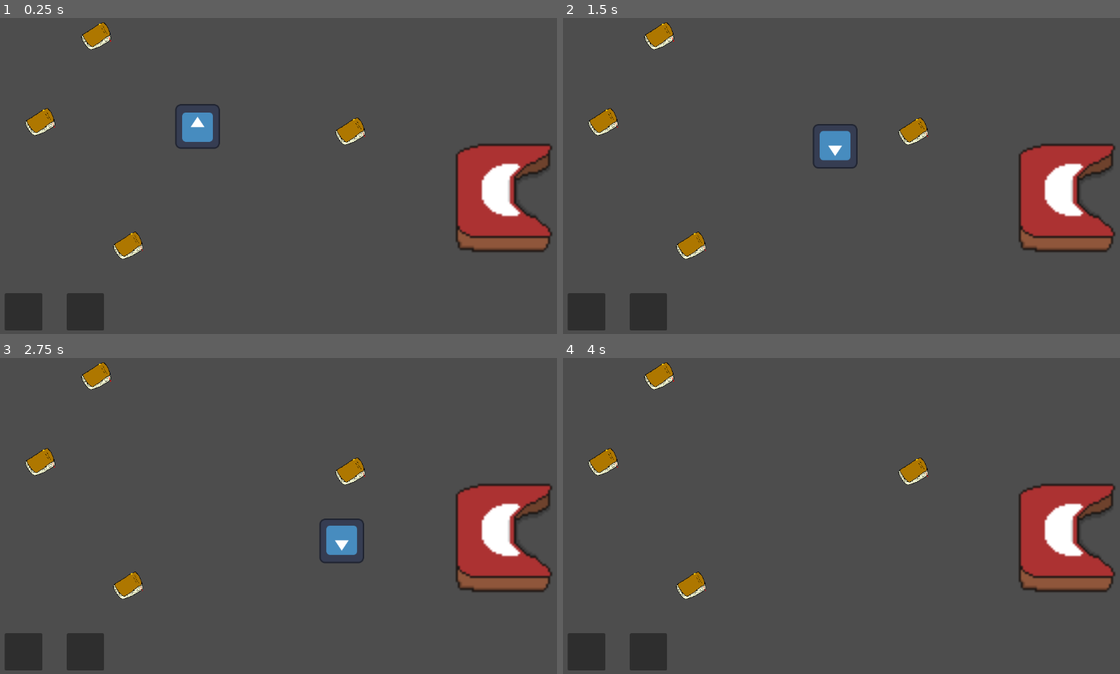
Above: before the commit, frames 1-4 (two rows, left to right).
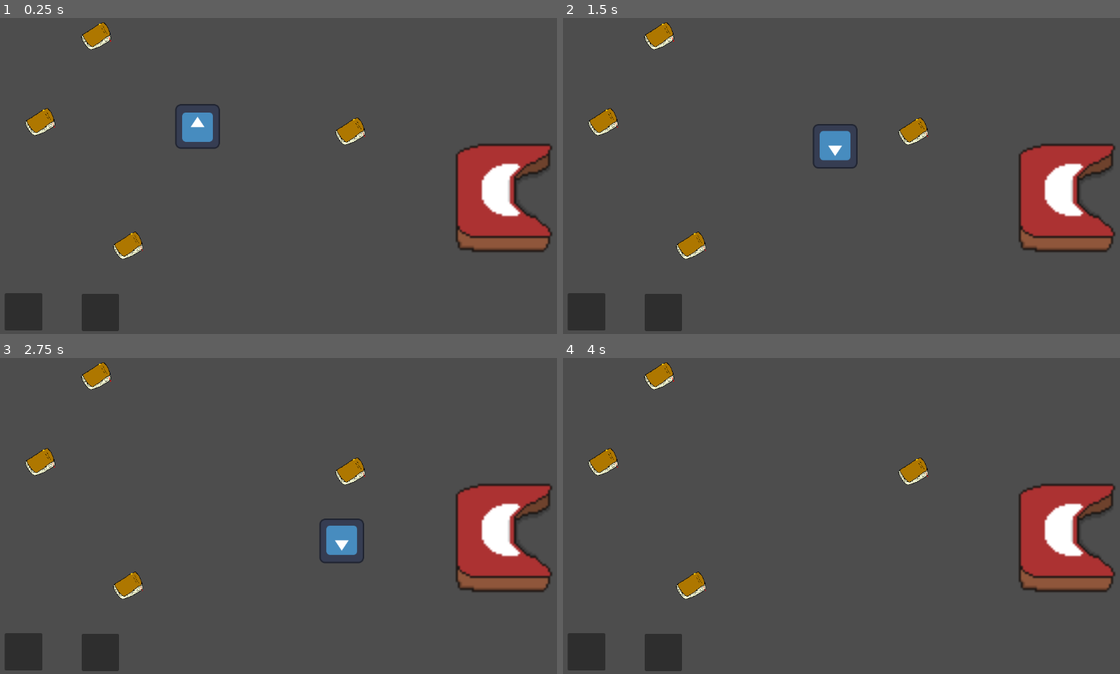
Above: after the commit, the same moments.

Repository: UrtaroPrograms/Library-of-Doppelgangers
Game: Godot game, scene res://Escenas/escena_testeo.tscn
Two runs of this game, one before a commit and one after it. Both use one fixed random seed, a clock stepped at 60 frames per second and the inputs below. The engine's default icon, where the game draws it, is replaced by a stand-in: a white triangle on a blue panel in a dark square.
Inputs:
- Up to frame 1 (0.25 s): no input
- Up to frame 2 (1.5 s): tap Enter at 0.5 s; hold Right (move_right) 0.53-1.28 s; tap Z (Interact) at 0.6, 1.35 s; hold Down (move_down) from 1.28 s (still down)
- Up to frame 3 (2.75 s): release Down (move_down) at 2.03 s; hold Right (move_right) from 2.03 s (still down); tap Z (Interact) at 2.1 s
- Up to frame 4 (4 s): release Right (move_right) at 2.78 s; hold Up (move_up) 2.78-3.53 s; tap Z (Interact) at 2.85, 3.6 s; tap Space at 3.5 s; hold Left (move_left) from 3.53 s (still down)

The runs differ from the first frame. In frame 1, 0.7% of the frame differs, in the area x 11-22%, y 87-100%; in frame 2, 0.7%; in frame 3, 0.7%; in frame 4, 0.7%.

Commit message:
Revert "Añadidos slots para objetos en el escritorio junto con la capacidad de interactuar con ellos y dejar objetos."
This reverts commit 09bebd603ca83cdc8863d16c0ceaf051321d30ea.

Diff:
--- a/library-of-doppelgangers/Escenas/Escritorio/escritorio_escena.tscn
+++ /dev/null
@@ -1,31 +0,0 @@
-[gd_scene format=3 uid="uid://djavrxbdwap30"]
-
-[ext_resource type="Script" uid="uid://bec508nn8pgdq" path="res://Escenas/Escritorio/escritorio_escena.gd" id="1_7whd2"]
-[ext_resource type="PackedScene" uid="uid://k1xrvnbrhlxy" path="res://Escenas/Escritorio/slot_escritorio.tscn" id="2_3hren"]
-
-[node name="Escritorio Escena" type="Node2D" unique_id=490961609]
-script = ExtResource("1_7whd2")
-
-[node name="Button" type="Button" parent="." unique_id=1882353525]
-anchors_preset = 6
-anchor_left = 1.0
-anchor_top = 0.5
-anchor_right = 1.0
-anchor_bottom = 0.5
-offset_left = 528.0
-offset_top = 504.0
-offset_right = 624.0
-offset_bottom = 535.0
-grow_horizontal = 0
-grow_vertical = 2
-size_flags_horizontal = 4
-size_flags_vertical = 4
-text = "Levantarse"
-
-[node name="Slot Escritorio" parent="." unique_id=1908835188 instance=ExtResource("2_3hren")]
-offset_left = 32.0
-offset_top = 328.0
-offset_right = 32.0
-offset_bottom = 328.0
-
-[connection signal="pressed" from="Button" to="." method="_on_levantarse_pressed"]
--- a/library-of-doppelgangers/Escenas/Escritorio/slot_escritorio.gd
+++ /dev/null
@@ -1,39 +0,0 @@
-extends PanelContainer
-
-var inventario
-var heldItem
-# Called when the node enters the scene tree for the first time.
-func _ready():
-	$MenuButton.get_popup().id_pressed.connect(_on_menu_button_pressed)	#Con esto nos conectamos al botón menú que lleva cada slot.
-	inventario = get_tree().get_nodes_in_group("Inventario").get(0)	#Usamos el grupo "Inventario" como etiqueta para poder localizar al inventario real, y poner usarlo de variable. Ponemos el get(0) al final porque get_nodes_in_group() nos retorna un array.
-	heldItem = null
-
-# Called every frame. 'delta' is the elapsed time since the previous frame.
-func _process(delta: float) -> void:
-	pass
-
-func _addItem(item):	#Función para añadir un objeto al inventario. Es solo la parte visual.
-	$TextureRect.texture = item._giveAppearance()
-	$TextureRect/RichTextLabel.text = item._describe()
-	heldItem = item
-
-func _emptySlot():	#Borra la imagen y el texto en el slot. Es solo visual, el inventario mismo se encarga de la lógica.
-	$TextureRect.texture = null
-	$TextureRect/RichTextLabel.text = ""
-	heldItem = null
-
-func _on_menu_button_pressed(id : int):	#Al apretar uno de los botones del menú, se ejecuta una lógica distinta, dependiendo del botón.
-	match id:
-		0: 	#Dejar Libro
-			if heldItem:
-				print("Ya hay un objeto en este slot!")
-			else:
-				inventario._depositItem(self)
-
-		1: #Entregar Libro. Todavía no hay clientes así que no se implementa.
-			print("segunda opcion")
-		2: #Recoger
-			if heldItem:
-				inventario._pickupFromDesk(heldItem,self)
-			else:
-				print("No hay objeto que recoger")
--- a/library-of-doppelgangers/Escenas/Escritorio/slot_escritorio.tscn
+++ /dev/null
@@ -1,163 +0,0 @@
-[gd_scene format=3 uid="uid://k1xrvnbrhlxy"]
-
-[ext_resource type="Script" uid="uid://y45i7w5f4e82" path="res://Escenas/Escritorio/slot_escritorio.gd" id="1_pf7xw"]
-
-[sub_resource type="GDScript" id="GDScript_ww7an"]
-script/source = "extends MenuButton
-#
-## Called when the node enters the scene tree for the first time.
-#func _ready():
-	#
-	#self.get_popup().id_pressed.connect(_on_menu_button_pressed)
-#
-## Called every frame. 'delta' is the elapsed time since the previous frame.
-#func _process(delta: float) -> void:
-	#pass
-#
-#func _on_menu_button_pressed(id : int):
-	#match id:
-		#0: _do_something()
-		#1: _do_something_else()
-	#
-	#
-#func_ _
-"
-
-[node name="Slot Escritorio" type="Control" unique_id=1908835188]
-layout_mode = 3
-anchors_preset = 15
-anchor_right = 1.0
-anchor_bottom = 1.0
-grow_horizontal = 2
-grow_vertical = 2
-
-[node name="Slot" type="PanelContainer" parent="." unique_id=2106496043]
-layout_direction = 2
-layout_mode = 0
-offset_left = 240.0
-offset_top = 64.0
-offset_right = 316.0
-offset_bottom = 139.0
-size_flags_horizontal = 4
-script = ExtResource("1_pf7xw")
-
-[node name="TextureRect" type="TextureRect" parent="Slot" unique_id=494949686]
-layout_mode = 2
-expand_mode = 3
-
-[node name="RichTextLabel" type="RichTextLabel" parent="Slot/TextureRect" unique_id=1607799949]
-layout_mode = 0
-offset_left = 2.0
-offset_top = -132.0
-offset_right = 156.0
-theme_override_font_sizes/normal_font_size = 10
-theme_override_font_sizes/bold_font_size = 8
-
-[node name="MenuButton" type="MenuButton" parent="Slot" unique_id=1991024143]
-layout_mode = 2
-item_count = 3
-popup/item_0/text = "Dejar Libro"
-popup/item_0/id = 0
-popup/item_1/text = "Entregar Libro"
-popup/item_1/id = 1
-popup/item_2/text = "Recoger Libro"
-popup/item_2/id = 2
-script = SubResource("GDScript_ww7an")
-
-[node name="Slot2" type="PanelContainer" parent="." unique_id=1827626129]
-layout_direction = 2
-layout_mode = 0
-offset_left = 396.0
-offset_top = 16.0
-offset_right = 472.0
-offset_bottom = 91.0
-size_flags_horizontal = 4
-script = ExtResource("1_pf7xw")
-
-[node name="TextureRect" type="TextureRect" parent="Slot2" unique_id=687544820]
-layout_mode = 2
-expand_mode = 3
-
-[node name="RichTextLabel" type="RichTextLabel" parent="Slot2/TextureRect" unique_id=1316433119]
-layout_mode = 0
-offset_left = 2.0
-offset_top = -132.0
-offset_right = 156.0
-theme_override_font_sizes/normal_font_size = 10
-theme_override_font_sizes/bold_font_size = 8
-
-[node name="MenuButton" type="MenuButton" parent="Slot2" unique_id=18824572]
-layout_mode = 2
-item_count = 3
-popup/item_0/text = "Dejar Libro"
-popup/item_0/id = 0
-popup/item_1/text = "Entregar Libro"
-popup/item_1/id = 1
-popup/item_2/text = "Recoger Libro"
-popup/item_2/id = 2
-script = SubResource("GDScript_ww7an")
-
-[node name="Slot3" type="PanelContainer" parent="." unique_id=1718583876]
-layout_direction = 2
-layout_mode = 0
-offset_left = 772.0
-offset_top = 64.0
-offset_right = 848.0
-offset_bottom = 139.0
-size_flags_horizontal = 4
-script = ExtResource("1_pf7xw")
-
-[node name="TextureRect" type="TextureRect" parent="Slot3" unique_id=1697655980]
-layout_mode = 2
-expand_mode = 3
-
-[node name="RichTextLabel" type="RichTextLabel" parent="Slot3/TextureRect" unique_id=536096988]
-layout_mode = 0
-offset_left = 2.0
-offset_top = -132.0
-offset_right = 156.0
-theme_override_font_sizes/normal_font_size = 10
-theme_override_font_sizes/bold_font_size = 8
-
-[node name="MenuButton" type="MenuButton" parent="Slot3" unique_id=238266018]
-layout_mode = 2
-item_count = 3
-popup/item_0/text = "Dejar Libro"
-popup/item_0/id = 0
-popup/item_1/text = "Entregar Libro"
-popup/item_1/id = 1
-popup/item_2/text = "Recoger Libro"
-popup/item_2/id = 2
-script = SubResource("GDScript_ww7an")
-
-[node name="Slot4" type="PanelContainer" parent="." unique_id=864963978]
-layout_direction = 2
-layout_mode = 0
-offset_left = 616.0
-offset_top = 16.0
-offset_right = 692.0
-offset_bottom = 91.0
-size_flags_horizontal = 4
-script = ExtResource("1_pf7xw")
-
-[node name="TextureRect" type="TextureRect" parent="Slot4" unique_id=9754206]
-layout_mode = 2
-expand_mode = 3
-
-[node name="RichTextLabel" type="RichTextLabel" parent="Slot4/TextureRect" unique_id=1970324732]
-layout_mode = 0
-offset_left = 2.0
-offset_top = -132.0
-offset_right = 156.0
-theme_override_font_sizes/normal_font_size = 10
-theme_override_font_sizes/bold_font_size = 8
-
-[node name="MenuButton" type="MenuButton" parent="Slot4" unique_id=474926008]
-layout_mode = 2
-item_count = 3
-popup/item_0/text = "Dejar Libro"
-popup/item_0/id = 0
-popup/item_1/text = "Entregar Libro"
-popup/item_1/id = 1
-popup/item_2/text = "Recoger Libro"
-popup/item_2/id = 2
--- a/library-of-doppelgangers/Escenas/escena_testeo.gd
+++ b/library-of-doppelgangers/Escenas/escena_testeo.gd
@@ -1,6 +1,6 @@
 extends Node2D
 
-var escenaEscritorio = preload("res://Escenas/Escritorio/escritorio_escena.tscn").instantiate()	#Cargamos la escena del escritorio para luego poder cambiar.
+var escenaEscritorio = preload("res://Escenas/escritorio_escena.tscn").instantiate()	#Cargamos la escena del escritorio para luego poder cambiar.
 
 var inventario	#Tomamos al inventario como variable, de tal modo que podamos pasarselo a la escena escritorio
 
--- a/library-of-doppelgangers/Escenas/escena_testeo.tscn
+++ b/library-of-doppelgangers/Escenas/escena_testeo.tscn
@@ -36,7 +36,7 @@
 longitud = "Corto"
 tematica = "Tragedia"
 
-[node name="Inventario" parent="." unique_id=52916187 groups=["Inventario"] instance=ExtResource("3_im4fa")]
+[node name="Inventario" parent="." unique_id=52916187 instance=ExtResource("3_im4fa")]
 offset_left = 29.0
 offset_top = 559.0
 offset_right = 69.0
--- /dev/null
+++ b/library-of-doppelgangers/Escenas/escritorio_escena.tscn
@@ -0,0 +1,15 @@
+[gd_scene format=3 uid="uid://djavrxbdwap30"]
+
+[ext_resource type="Script" uid="uid://bec508nn8pgdq" path="res://Escenas/escritorio_escena.gd" id="1_7whd2"]
+
+[node name="Escritorio Escena" type="Node2D" unique_id=490961609]
+script = ExtResource("1_7whd2")
+
+[node name="Button" type="Button" parent="." unique_id=1882353525]
+offset_left = 450.0
+offset_top = 520.0
+offset_right = 544.0
+offset_bottom = 551.0
+text = "Levantarse"
+
+[connection signal="pressed" from="Button" to="." method="_on_levantarse_pressed"]
--- a/library-of-doppelgangers/Personaje_Jugable/Inventario/inventario.gd
+++ b/library-of-doppelgangers/Personaje_Jugable/Inventario/inventario.gd
@@ -12,7 +12,7 @@
 	for iteration in Libros:		#Para cada libro, conectamos su señal "Recogido" con el método "_recogerLibro"
 		iteration.connect("Recogido",_acquireItem)
 
-	$Slot1._emptySlot()		#Vaciamos los slots para iniciar(solo para asegurarnos, ya están vacíos). Les asignamos su numero y nos conectamos a su señal.
+	$Slot1._emptySlot()		#Vaciamos los slots para iniciar(solo para asegurarnos, ya están vacíos. Les asignamos su numero y nos conectamos a su señal.
 	$Slot1.slotNumber = 1
 	$Slot1.connect("ObjetoSoltado", _dropItem)
 
@@ -28,19 +28,19 @@
 func _acquireItem(item: Object):	#El método acquireItem chequea si hay un espacio vacío en el inventario. Si lo hay, añade el objeto al slot y le pide al item que se elimine. Si no lo hay, printea un mensaje en la consola.
 	if !slot1Ocupado:
 		$Slot1._addItem(item)
-		itemSlot1 = item.duplicate()	#Duplicamos el objeto antes de borrar el original.
+		itemSlot1 = item
 		slot1Ocupado = true
 		item.call("_eliminar")
 	else: if !slot2Ocupado:
 		$Slot2._addItem(item)
-		itemSlot2 = item.duplicate()	#Lo mismo.
+		itemSlot2 = item
 		item.call("_eliminar")
 		slot2Ocupado = true
 	else:
 		print("El inventario está lleno!")
 
 func _dropItem(slot: int):	#El método _dropItem recibe un slot (determinado por un int) y lo vacía.
-	#var escenaActual = get_tree().get_current_scene() Nota: El chequeo de si la escena actual es la del escritorio actualmente no funciona. Ha quedado obsoleto.
+	#var escenaActual = get_tree().get_current_scene() Nota: El chequeo de si la escena actual es la del escritorio actualmente no funciona.
 	#if(escenaActual.get_name() == "escritorio_escena"):
 	if(slot==1):
 		itemSlot1 = null
@@ -50,22 +50,3 @@
 		itemSlot2 = null
 		slot2Ocupado = false
 		$Slot2._emptySlot()
-
-func _depositItem(depositSlot):	#Tomamos como argumento un slot ("destino") donde dejar nuestro objeto
-	if slot1Ocupado:	#Primero chequeamos si el slot 1 tiene un objeto.
-		if(itemSlot1):	#Si lo tiene, le decimos al slot destino que tome el objeto y lo quitamos del inventario
-			depositSlot._addItem(itemSlot1)
-			_dropItem(1)
-	else: if slot2Ocupado:	#Si no hay nada en el slot 1, probamos con el 2
-		if(itemSlot2):
-			depositSlot._addItem(itemSlot2)
-			_dropItem(2)
-	else:
-		print ("¡No hay objetos que soltar!") #Si no hay nada en ninguno de los slots, nos quejamos.
-
-func _pickupFromDesk(item, depositSlot):	#Recibimos como argumento un objeto a depositar y un slot donde depositarlo.
-	if(!slot1Ocupado || !slot2Ocupado):	#Si hay un slot desocupado, pasamos al método para recoger objetos
-		_acquireItem(item)
-		depositSlot._emptySlot()	#Y le decimos al slot que se vacíe ya que el objeto ahora le pertenece al inventario
-	else:	#Si ambos slots están llenos, entonces printeamos una queja.
-		print("El inventario está lleno!")
--- a/library-of-doppelgangers/Personaje_Jugable/Inventario/inventario.tscn
+++ b/library-of-doppelgangers/Personaje_Jugable/Inventario/inventario.tscn
@@ -45,10 +45,10 @@
 [node name="Slot2" type="PanelContainer" parent="." unique_id=783628041]
 layout_direction = 2
 layout_mode = 0
-offset_left = 114.0
-offset_top = 7.0
-offset_right = 189.0
-offset_bottom = 82.0
+offset_left = 144.0
+offset_top = 8.0
+offset_right = 219.0
+offset_bottom = 83.0
 script = ExtResource("2_r7ghh")
 
 [node name="TextureRect" type="TextureRect" parent="Slot2" unique_id=1087307077]
--- a/library-of-doppelgangers/project.godot
+++ b/library-of-doppelgangers/project.godot
@@ -14,10 +14,6 @@
 run/main_scene="uid://mvd8byib56uy"
 config/features=PackedStringArray("4.6", "Forward Plus")
 config/icon="res://icon.svg"
-
-[global_group]
-
-Inventario=""
 
 [input]
 
Not shown, removed: library-of-doppelgangers/Escenas/Escritorio/slot_escritorio.gd.uid
Renamed: library-of-doppelgangers/Escenas/Escritorio/escritorio_escena.gd -> library-of-doppelgangers/Escenas/escritorio_escena.gd
Renamed: library-of-doppelgangers/Escenas/Escritorio/escritorio_escena.gd.uid -> library-of-doppelgangers/Escenas/escritorio_escena.gd.uid
